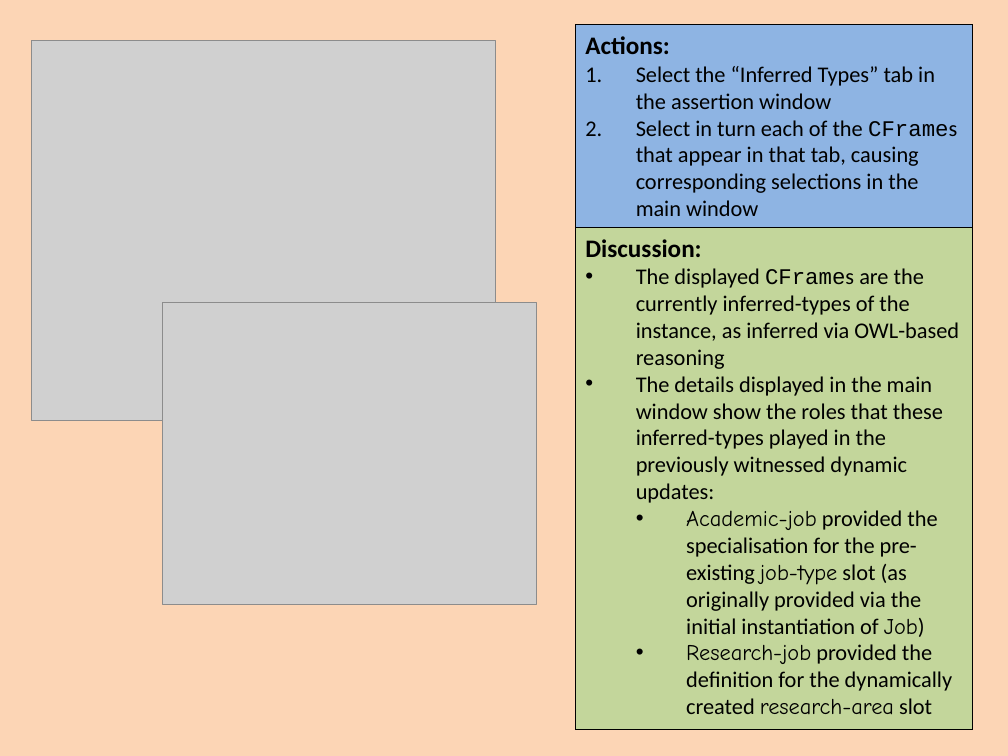
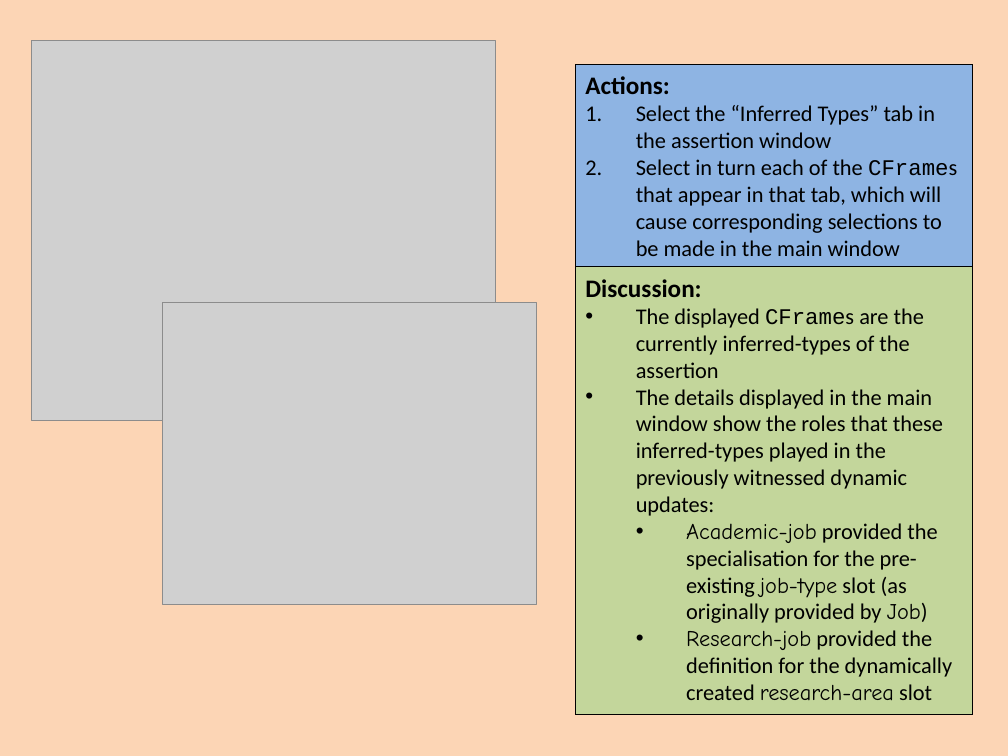
Before and after one commit to colin-puleston/mekon-hobo, a slide deck: slide 33 of docs/MEKON-HOBO Introductory Tutorial.pptx (slide 32 before the commit). Drawn at 1008x756 pixels with LibreOffice and Linux fonts; fonts in the diff are those of the drawing; grey boxes stand for pictures. Boxes give left, top, right and bottom in pixels: in the first picture for what was removed or moved away, otherwise in the second. Text is boxed around its words. In the diff, an @@ line names an element or a change of style, - is before the commit and + after.

```diff
--- a/docs/MEKON-HOBO Introductory Tutorial.pptx
+++ b/docs/MEKON-HOBO Introductory Tutorial.pptx
@@ rectangle "Actions:": place and size @@
-rectangle "Actions:" at (576,25,973,229)
+rectangle "Actions:" at (576,65,973,268)
@@ text in rectangle at (636,159,957,256): text changed @@
-2. Select in turn each of the CFrames that appear in that tab, causing corresponding selections in the main window
+2. Select in turn each of the CFrames that appear in that tab, which will cause corresponding selections to be made in the main window
@@ rectangle "Discussion:": place and size @@
-rectangle "Discussion:" at (576,227,973,729)
+rectangle "Discussion:" at (576,267,973,715)
@@ text in rectangle at (636,308,924,378): text changed @@
-• The displayed CFrames are the currently inferred-types of the instance, as inferred via OWL-based reasoning
+• The displayed CFrames are the currently inferred-types of the assertion
@@ text in rectangle at (686,523,937,623): text changed @@
-  • Academic-job provided the specialisation for the pre-existing job-type slot (as originally provided via the initial instantiation of Job)
+  • Academic-job provided the specialisation for the pre-existing job-type slot (as originally provided by Job)
```
Also in this commit, not shown: 40 other slides changed, 5 slides added, 4 slides removed.
